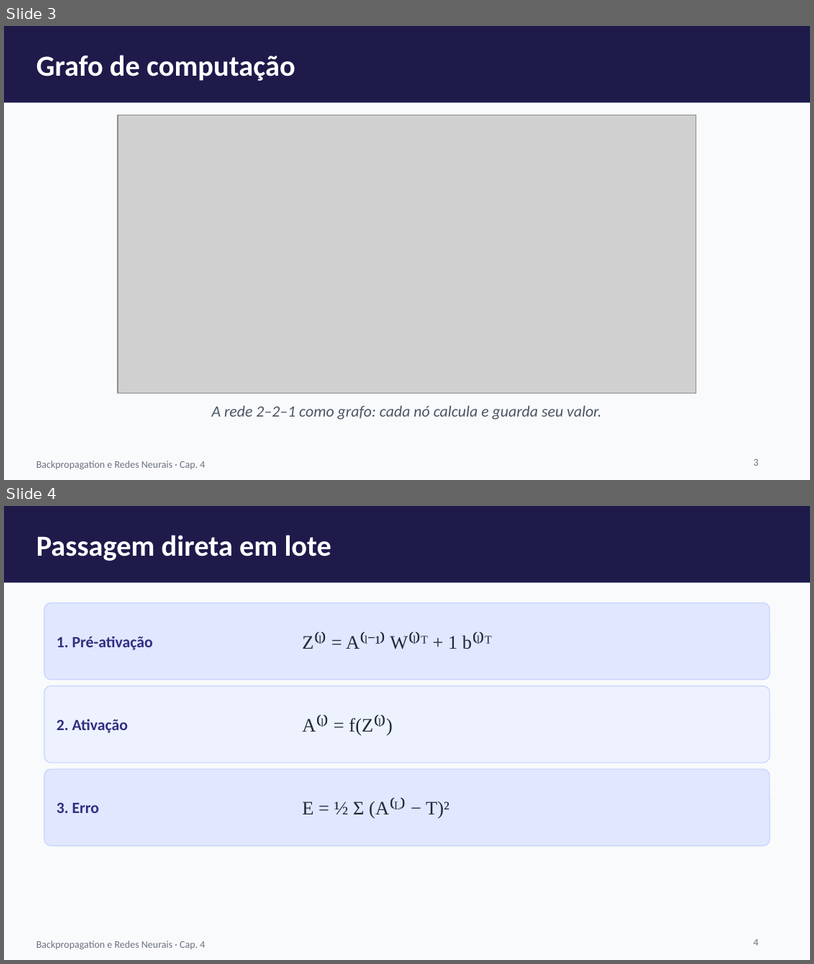
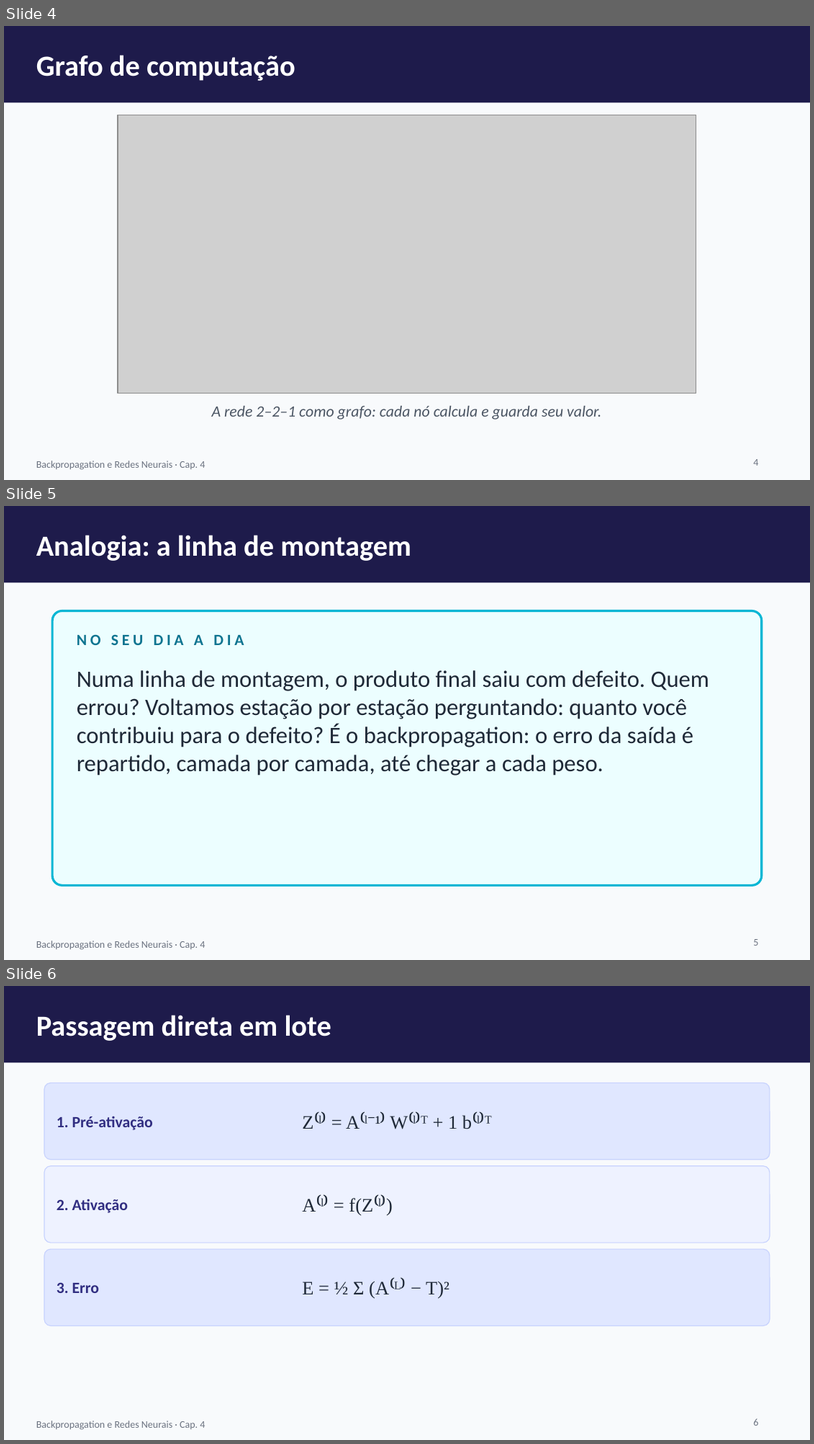
Before and after one commit to arakenmedeiros/claude, a slide deck: redes_neurais/slides/cap04_Backpropagation_e_MLP.pptx. Shown one above the other, each under a label of ours: slides 3 and 4 before the commit, slides 4, 5 and 6 after it. The pictures are 814x964 and 814x1444 pixels, drawn with LibreOffice and Linux fonts; fonts in the diff are those of the drawing; grey boxes stand for pictures. Boxes give left, top, right and bottom in pixels: in the first picture for what was removed or moved away, otherwise in the second. Text is boxed around its words. In the diff, an @@ line names an element or a change of style, - is before the commit and + after.

```diff
--- a/redes_neurais/slides/cap04_Backpropagation_e_MLP.pptx
+++ b/redes_neurais/slides/cap04_Backpropagation_e_MLP.pptx
@@ slide 5 added at [4,506,810,960], background #F8FAFC; not listed: 2 template elements that a slide beside it also shows @@
@@ text added at [36,535,412,561], 26 pt, text #FFFFFF, bold @@
+Analogia: a linha de montagem
@@ rounded rectangle added at [52,611,762,885], fill #ECFEFF, outline #06B6D4 2 pt @@
@@ text added at [77,634,244,645], 14 pt, text #0E7490, bold @@
+NO SEU DIA A DIA
@@ text added at [77,670,710,775], 21 pt, text #1F2937 @@
+Numa linha de montagem, o produto final saiu com defeito. Quem errou? Voltamos estação por estação perguntando: quanto você contribuiu para o defeito? É o backpropagation: o erro da saída é repartido, camada por camada, até chegar a cada peso.
@@ page number added at [754,939,759,945], 9 pt, text #6B7280 @@
+5
@@ what was slide 3 is now slide 4 @@
@@ page number at [754,459,759,465]: text changed @@
-3
+4
@@ what was slide 4 is now slide 6 @@
@@ page number at [754,1418,759,1425]: text changed @@
-4
+6
```
Also in this commit, not shown: 5 other slides added, 10 other files.
